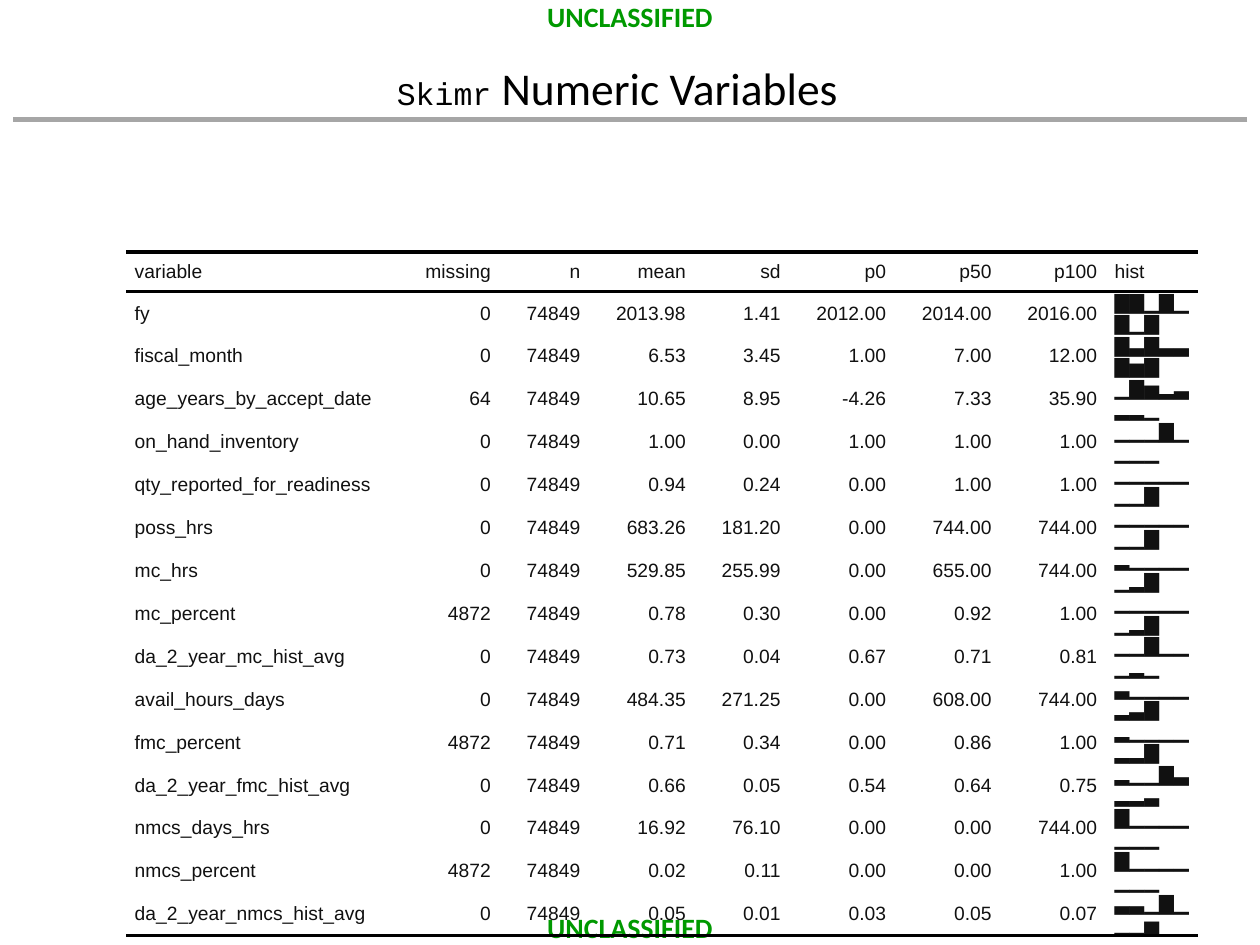
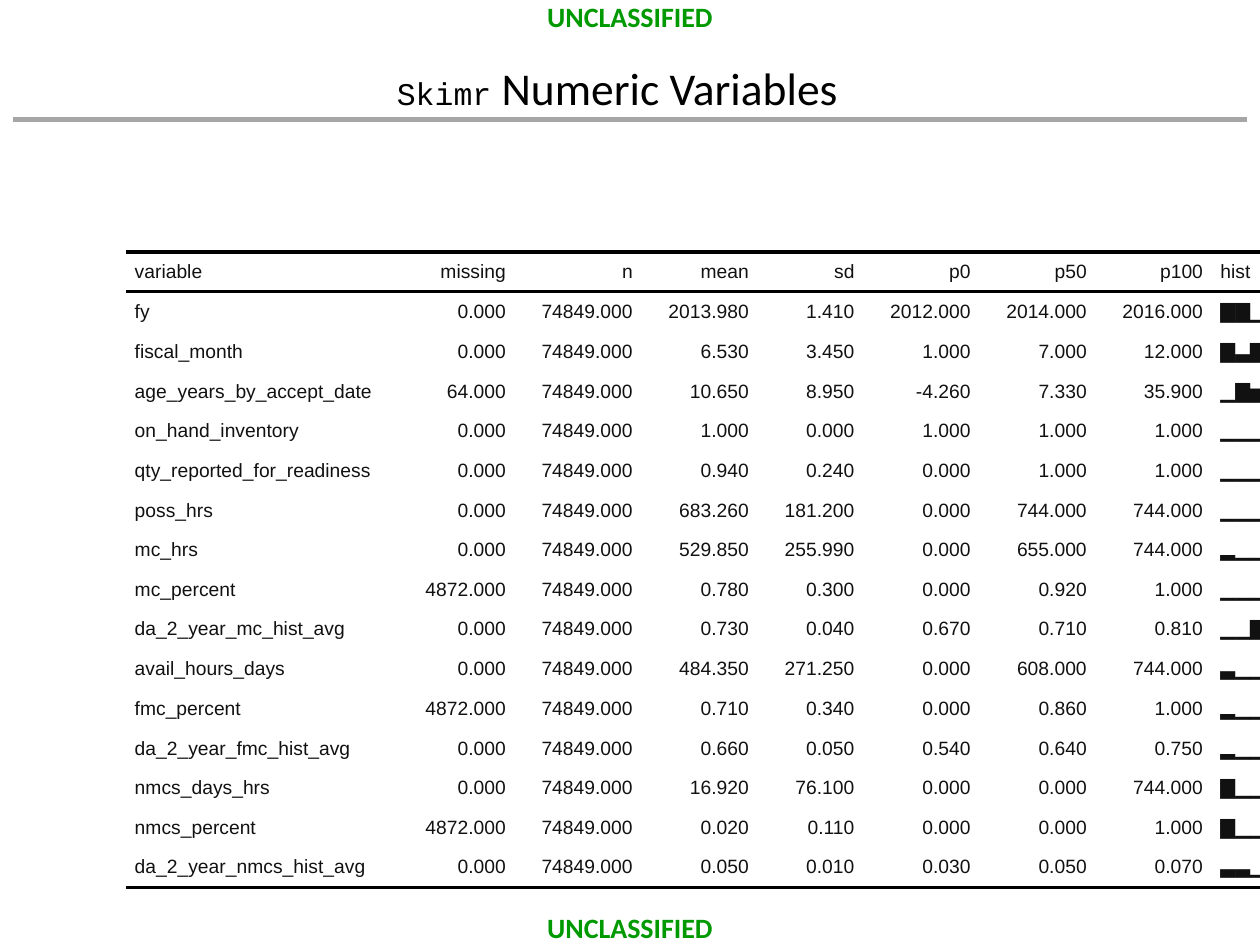
Before and after one commit to dusty-turner/MORSEmergingTechniques2019, a slide deck: slide 15 of MORS_Emerging_Techniques_Tidymodels.pptx. Drawn at 1260x945 pixels with LibreOffice and Linux fonts; fonts in the diff are those of the drawing; background and template pictures are left out. Boxes give left, top, right and bottom in pixels: in the first picture for what was removed or moved away, otherwise in the second. Text is boxed around its words. In the diff, an @@ line names an element or a change of style, - is before the commit and + after.

```diff
--- a/MORS_Emerging_Techniques_Tidymodels.pptx
+++ b/MORS_Emerging_Techniques_Tidymodels.pptx
@@ table at (x1=126, y1=252, x2=1260, y2=945) @@
-row 2: fy | 0 | 74849 | 2013.98 | 1.41 | 2012.00 | 2014.00 | 2016.00 | ▇▇▁▇▁▇▁▇
+row 2: fy | 0.000 | 74849.000 | 2013.980 | 1.410 | 2012.000 | 2014.000 | 2016.000 | ▇▇▁▇▁▇▁▇
-row 3: fiscal_month | 0 | 74849 | 6.53 | 3.45 | 1.00 | 7.00 | 12.00 | ▇▃▇▃▃▇▅▇
+row 3: fiscal_month | 0.000 | 74849.000 | 6.530 | 3.450 | 1.000 | 7.000 | 12.000 | ▇▃▇▃▃▇▅▇
-row 4: age_years_by_accept_date | 64 | 74849 | 10.65 | 8.95 | -4.26 | 7.33 | 35.90 | ▁▇▅▂▃▂▂▁
+row 4: age_years_by_accept_date | 64.000 | 74849.000 | 10.650 | 8.950 | -4.260 | 7.330 | 35.900 | ▁▇▅▂▃▂▂▁
-row 5: on_hand_inventory | 0 | 74849 | 1.00 | 0.00 | 1.00 | 1.00 | 1.00 | ▁▁▁▇▁▁▁▁
+row 5: on_hand_inventory | 0.000 | 74849.000 | 1.000 | 0.000 | 1.000 | 1.000 | 1.000 | ▁▁▁▇▁▁▁▁
-row 6: qty_reported_for_readiness | 0 | 74849 | 0.94 | 0.24 | 0.00 | 1.00 | 1.00 | ▁▁▁▁▁▁▁▇
+row 6: qty_reported_for_readiness | 0.000 | 74849.000 | 0.940 | 0.240 | 0.000 | 1.000 | 1.000 | ▁▁▁▁▁▁▁▇
-row 7: poss_hrs | 0 | 74849 | 683.26 | 181.20 | 0.00 | 744.00 | 744.00 | ▁▁▁▁▁▁▁▇
+row 7: poss_hrs | 0.000 | 74849.000 | 683.260 | 181.200 | 0.000 | 744.000 | 744.000 | ▁▁▁▁▁▁▁▇
-row 8: mc_hrs | 0 | 74849 | 529.85 | 255.99 | 0.00 | 655.00 | 744.00 | ▂▁▁▁▁▁▂▇
+row 8: mc_hrs | 0.000 | 74849.000 | 529.850 | 255.990 | 0.000 | 655.000 | 744.000 | ▂▁▁▁▁▁▂▇
-row 9: mc_percent | 4872 | 74849 | 0.78 | 0.30 | 0.00 | 0.92 | 1.00 | ▁▁▁▁▁▁▂▇
+row 9: mc_percent | 4872.000 | 74849.000 | 0.780 | 0.300 | 0.000 | 0.920 | 1.000 | ▁▁▁▁▁▁▂▇
-row 10: da_2_year_mc_hist_avg | 0 | 74849 | 0.73 | 0.04 | 0.67 | 0.71 | 0.81 | ▁▁▇▁▁▁▂▁
+row 10: da_2_year_mc_hist_avg | 0.000 | 74849.000 | 0.730 | 0.040 | 0.670 | 0.710 | 0.810 | ▁▁▇▁▁▁▂▁
-row 11: avail_hours_days | 0 | 74849 | 484.35 | 271.25 | 0.00 | 608.00 | 744.00 | ▃▁▁▁▁▂▃▇
+row 11: avail_hours_days | 0.000 | 74849.000 | 484.350 | 271.250 | 0.000 | 608.000 | 744.000 | ▃▁▁▁▁▂▃▇
-row 12: fmc_percent | 4872 | 74849 | 0.71 | 0.34 | 0.00 | 0.86 | 1.00 | ▂▁▁▁▁▂▂▇
+row 12: fmc_percent | 4872.000 | 74849.000 | 0.710 | 0.340 | 0.000 | 0.860 | 1.000 | ▂▁▁▁▁▂▂▇
-row 13: da_2_year_fmc_hist_avg | 0 | 74849 | 0.66 | 0.05 | 0.54 | 0.64 | 0.75 | ▂▁▁▇▃▂▂▃
+row 13: da_2_year_fmc_hist_avg | 0.000 | 74849.000 | 0.660 | 0.050 | 0.540 | 0.640 | 0.750 | ▂▁▁▇▃▂▂▃
-row 14: nmcs_days_hrs | 0 | 74849 | 16.92 | 76.10 | 0.00 | 0.00 | 744.00 | ▇▁▁▁▁▁▁▁
+row 14: nmcs_days_hrs | 0.000 | 74849.000 | 16.920 | 76.100 | 0.000 | 0.000 | 744.000 | ▇▁▁▁▁▁▁▁
-row 15: nmcs_percent | 4872 | 74849 | 0.02 | 0.11 | 0.00 | 0.00 | 1.00 | ▇▁▁▁▁▁▁▁
+row 15: nmcs_percent | 4872.000 | 74849.000 | 0.020 | 0.110 | 0.000 | 0.000 | 1.000 | ▇▁▁▁▁▁▁▁
-row 16: da_2_year_nmcs_hist_avg | 0 | 74849 | 0.05 | 0.01 | 0.03 | 0.05 | 0.07 | ▃▃▁▇▁▁▁▅
+row 16: da_2_year_nmcs_hist_avg | 0.000 | 74849.000 | 0.050 | 0.010 | 0.030 | 0.050 | 0.070 | ▃▃▁▇▁▁▁▅
@@ table resized from (x1=126, y1=252, x2=1198, y2=945) to (x1=126, y1=252, x2=1260, y2=945) @@
```
Also in this commit, not shown: 4 other slides changed, 8 slides added, 2 other files.
